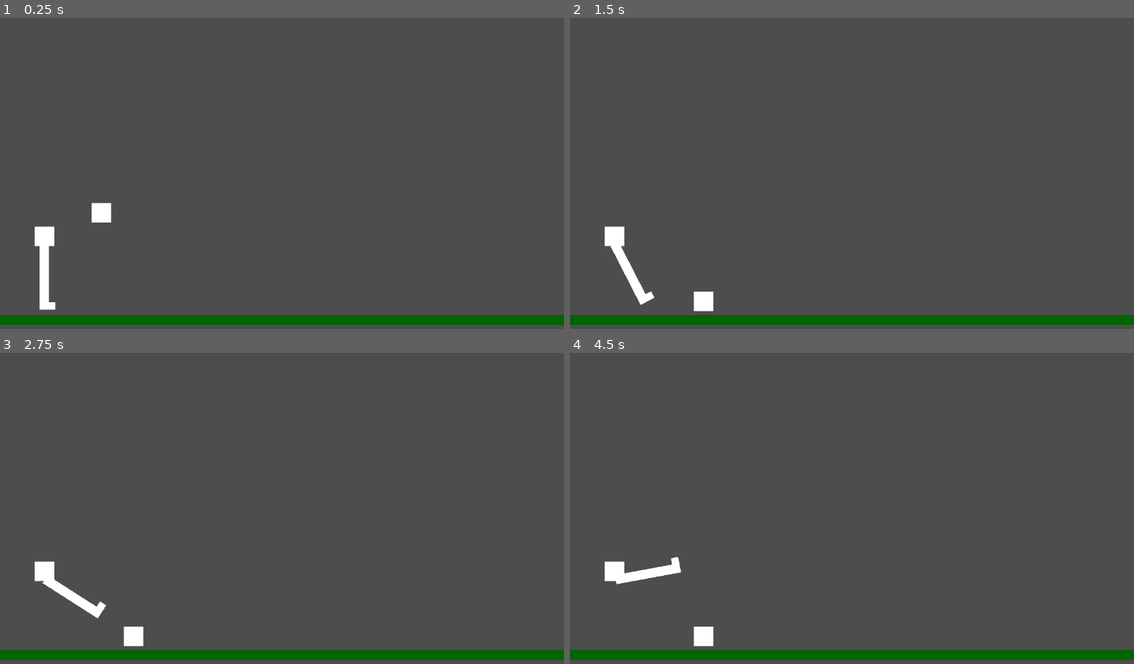
Above: before the commit, frames 1-4 (two rows, left to right).
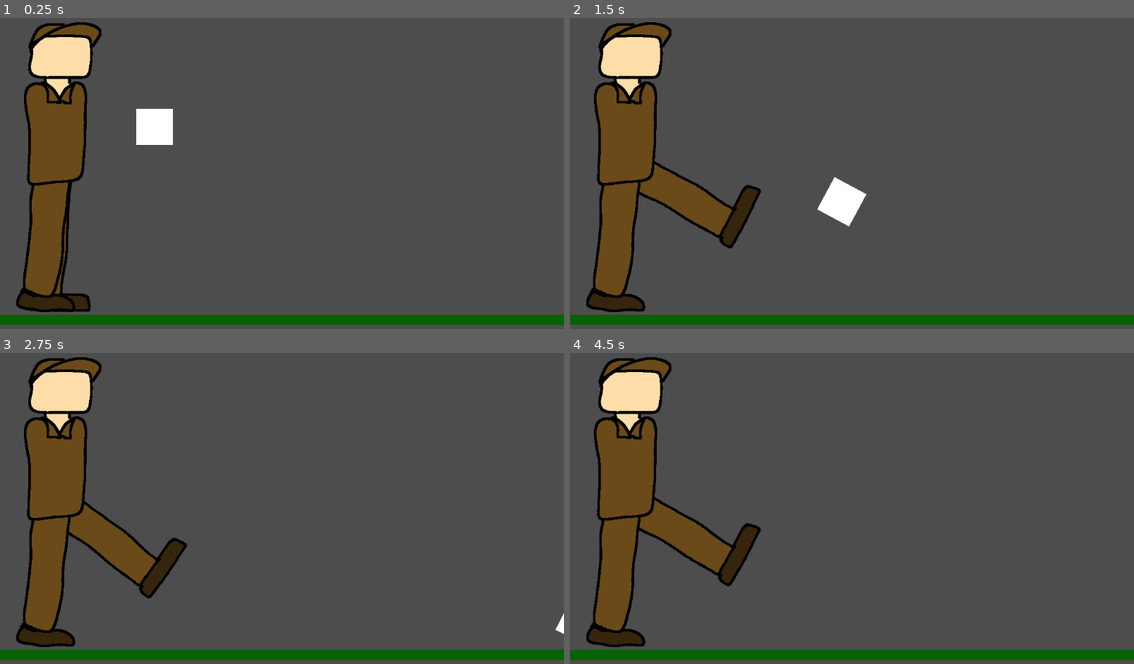
Above: after the commit, the same moments.

Repository: doctor-g/LD53
Game: Godot game, scene res://test_level.tscn
Two runs of this game, one before a commit and one after it. Both use one fixed random seed, a clock stepped at 60 frames per second and the inputs below.
Inputs:
- Up to frame 1 (0.25 s): no input
- Up to frame 2 (1.5 s): tap Enter (drop) at 0.5, 1.35 s; tap Space (kick) at 0.6 s
- Up to frame 3 (2.75 s): tap Space (kick) at 1.55, 2.1 s
- Up to frame 4 (4.5 s): tap Space (kick) at 2.85, 3.8, 4.35 s; tap Enter (drop) at 3.6 s

The runs differ from the first frame. In frame 1, 9.8% of the frame differs, in the area x 2-31%, y 1-95%; in frame 2, 12%, in the area x 2-53%, y 1-95%; in frame 3, 11%; in frame 4, 11%.

Commit message:
Add a visible man

Diff:
--- a/project/man.tscn
+++ /dev/null
@@ -1,70 +0,0 @@
-[gd_scene load_steps=6 format=3 uid="uid://bbrdaqctans4l"]
-
-[ext_resource type="Script" path="res://man.gd" id="1_3dvsb"]
-
-[sub_resource type="RectangleShape2D" id="RectangleShape2D_2fkcw"]
-size = Vector2(20, 135)
-
-[sub_resource type="RectangleShape2D" id="RectangleShape2D_ommkx"]
-size = Vector2(30, 17)
-
-[sub_resource type="RectangleShape2D" id="RectangleShape2D_wu1ok"]
-size = Vector2(42, 41)
-
-[sub_resource type="CircleShape2D" id="CircleShape2D_rfg6y"]
-
-[node name="Man" type="StaticBody2D"]
-script = ExtResource("1_3dvsb")
-
-[node name="Leg" type="RigidBody2D" parent="."]
-collision_mask = 7
-mass = 12.0
-
-[node name="ColorRect" type="ColorRect" parent="Leg"]
-offset_left = -10.0
-offset_top = 1.0
-offset_right = 9.0
-offset_bottom = 135.0
-
-[node name="ColorRect2" type="ColorRect" parent="Leg"]
-offset_left = -10.0
-offset_top = 120.0
-offset_right = 22.0
-offset_bottom = 135.0
-
-[node name="CollisionShape2D" type="CollisionShape2D" parent="Leg"]
-position = Vector2(0, 66.5)
-shape = SubResource("RectangleShape2D_2fkcw")
-
-[node name="CollisionShape2D2" type="CollisionShape2D" parent="Leg"]
-position = Vector2(6, 126.5)
-shape = SubResource("RectangleShape2D_ommkx")
-
-[node name="ColorRect" type="ColorRect" parent="."]
-offset_left = -20.0
-offset_top = -35.0
-offset_right = 20.0
-offset_bottom = 5.0
-
-[node name="CollisionShape2D" type="CollisionShape2D" parent="."]
-position = Vector2(0, -14.5)
-shape = SubResource("RectangleShape2D_wu1ok")
-
-[node name="PinJoint2D" type="PinJoint2D" parent="."]
-node_a = NodePath("..")
-node_b = NodePath("../Leg")
-
-[node name="RightLegLimiter" type="StaticBody2D" parent="."]
-collision_layer = 2
-
-[node name="CollisionShape2D" type="CollisionShape2D" parent="RightLegLimiter"]
-position = Vector2(58, -29)
-shape = SubResource("CircleShape2D_rfg6y")
-
-[node name="LeftLegLimiter" type="StaticBody2D" parent="."]
-position = Vector2(-135, 35)
-collision_layer = 2
-
-[node name="CollisionShape2D" type="CollisionShape2D" parent="LeftLegLimiter"]
-position = Vector2(58, -29)
-shape = SubResource("CircleShape2D_rfg6y")
--- a/project/man.gd
+++ b/project/man/man.gd
@@ -5,7 +5,7 @@
 @export_group("Debugging")
 @export var draw_impulse := false
 
-@onready var _foot := $Leg/ColorRect2
+@onready var _foot := $Leg/FootCollision
 
 var _impulse : Vector2
 var _at : Vector2
--- /dev/null
+++ b/project/man/man.tscn
@@ -0,0 +1,64 @@
+[gd_scene load_steps=8 format=3 uid="uid://darq8ocldvh5a"]
+
+[ext_resource type="Script" path="res://man/man.gd" id="1_352em"]
+[ext_resource type="Texture2D" uid="uid://b6tixluwfc52p" path="res://man/kicking_leg.png" id="2_uqefx"]
+[ext_resource type="Texture2D" uid="uid://b1q15kh2flon1" path="res://man/static_part.png" id="3_mowxe"]
+
+[sub_resource type="RectangleShape2D" id="RectangleShape2D_2fkcw"]
+size = Vector2(70, 274)
+
+[sub_resource type="RectangleShape2D" id="RectangleShape2D_ommkx"]
+size = Vector2(126, 34)
+
+[sub_resource type="RectangleShape2D" id="RectangleShape2D_wu1ok"]
+size = Vector2(123, 324)
+
+[sub_resource type="CircleShape2D" id="CircleShape2D_rfg6y"]
+
+[node name="Man" type="StaticBody2D"]
+position = Vector2(-20, -289)
+script = ExtResource("1_352em")
+
+[node name="Leg" type="RigidBody2D" parent="."]
+collision_mask = 7
+mass = 12.0
+
+[node name="KickingLeg" type="Sprite2D" parent="Leg"]
+position = Vector2(31, 137)
+texture = ExtResource("2_uqefx")
+
+[node name="LegCollision" type="CollisionShape2D" parent="Leg"]
+position = Vector2(14, 125)
+shape = SubResource("RectangleShape2D_2fkcw")
+
+[node name="FootCollision" type="CollisionShape2D" parent="Leg"]
+position = Vector2(32, 270)
+shape = SubResource("RectangleShape2D_ommkx")
+
+[node name="StaticPart" type="Sprite2D" parent="."]
+position = Vector2(30, -5)
+texture = ExtResource("3_mowxe")
+
+[node name="TorsoCollision" type="CollisionShape2D" parent="."]
+position = Vector2(27.5, -135)
+shape = SubResource("RectangleShape2D_wu1ok")
+
+[node name="HipJoint" type="PinJoint2D" parent="."]
+node_a = NodePath("..")
+node_b = NodePath("../Leg")
+
+[node name="RightLegLimiter" type="StaticBody2D" parent="."]
+position = Vector2(135, -36)
+collision_layer = 2
+
+[node name="CollisionShape2D" type="CollisionShape2D" parent="RightLegLimiter"]
+shape = SubResource("CircleShape2D_rfg6y")
+metadata/_edit_lock_ = true
+
+[node name="LeftLegLimiter" type="StaticBody2D" parent="."]
+position = Vector2(-91, 17)
+collision_layer = 2
+
+[node name="CollisionShape2D" type="CollisionShape2D" parent="LeftLegLimiter"]
+shape = SubResource("CircleShape2D_rfg6y")
+metadata/_edit_lock_ = true
--- a/project/test_level.tscn
+++ b/project/test_level.tscn
@@ -1,11 +1,11 @@
 [gd_scene load_steps=6 format=3 uid="uid://bf3oxvy6rn7jn"]
 
 [ext_resource type="Script" path="res://test_level.gd" id="1_82nyy"]
-[ext_resource type="PackedScene" uid="uid://bbrdaqctans4l" path="res://man.tscn" id="2_vkguy"]
+[ext_resource type="PackedScene" uid="uid://darq8ocldvh5a" path="res://man/man.tscn" id="2_fpxae"]
 [ext_resource type="Script" path="res://ground.gd" id="3_ddgqr"]
 
 [sub_resource type="RectangleShape2D" id="RectangleShape2D_ic0t3"]
-size = Vector2(40, 40)
+size = Vector2(76, 73)
 
 [sub_resource type="RectangleShape2D" id="RectangleShape2D_rys32"]
 size = Vector2(3000, 20)
@@ -13,22 +13,22 @@
 [node name="TestLevel" type="Node2D"]
 script = ExtResource("1_82nyy")
 
-[node name="Man" parent="." instance=ExtResource("2_vkguy")]
-position = Vector2(91, 469)
+[node name="Man" parent="." instance=ExtResource("2_fpxae")]
+position = Vector2(90, 319)
 
 [node name="Package" type="RigidBody2D" parent="."]
-position = Vector2(185, 386)
+position = Vector2(276, 193)
 collision_layer = 4
 collision_mask = 13
 freeze = true
 
 [node name="CollisionShape2D" type="CollisionShape2D" parent="Package"]
-position = Vector2(20, 20)
+position = Vector2(38, 36.5)
 shape = SubResource("RectangleShape2D_ic0t3")
 
 [node name="ColorRect" type="ColorRect" parent="Package"]
-offset_right = 40.0
-offset_bottom = 40.0
+offset_right = 75.0
+offset_bottom = 74.0
 
 [node name="Ground" type="StaticBody2D" parent="."]
 position = Vector2(572, 625)
Binary file added: project/man/kicking_leg.png
Not shown, added: project/man/kicking_leg.png.import
Binary file added: project/man/static_part.png
Not shown, added: project/man/static_part.png.import
Not shown, added: raw_assets/guy.xcf
